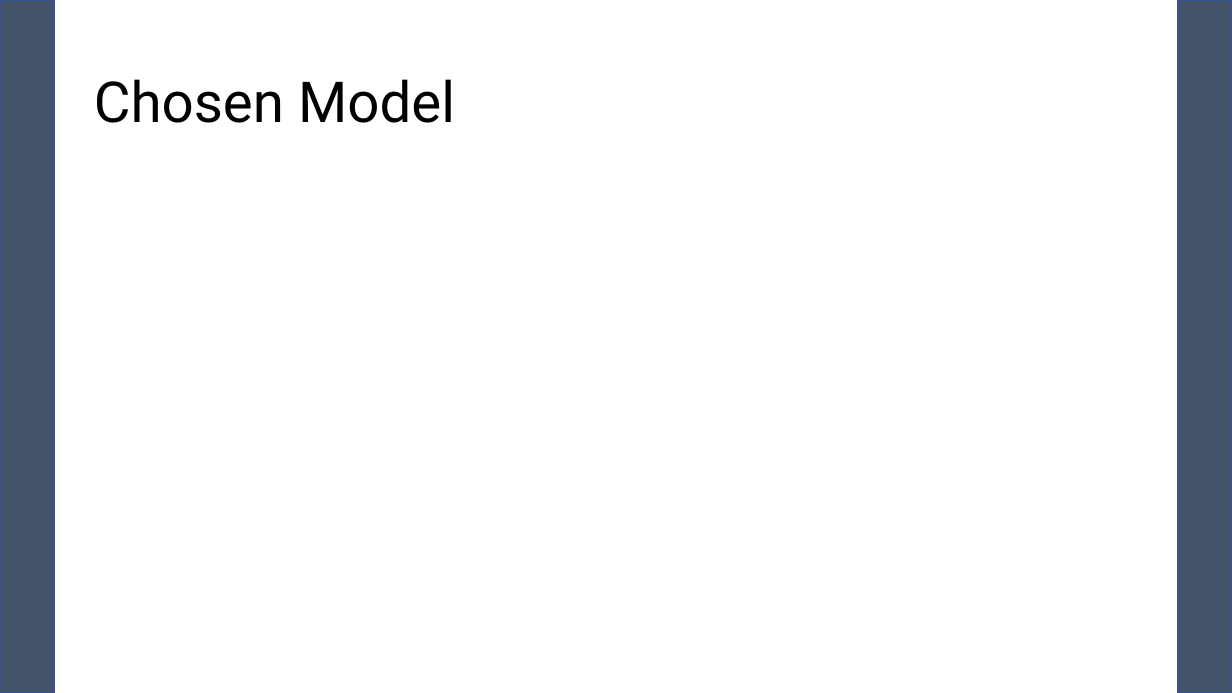
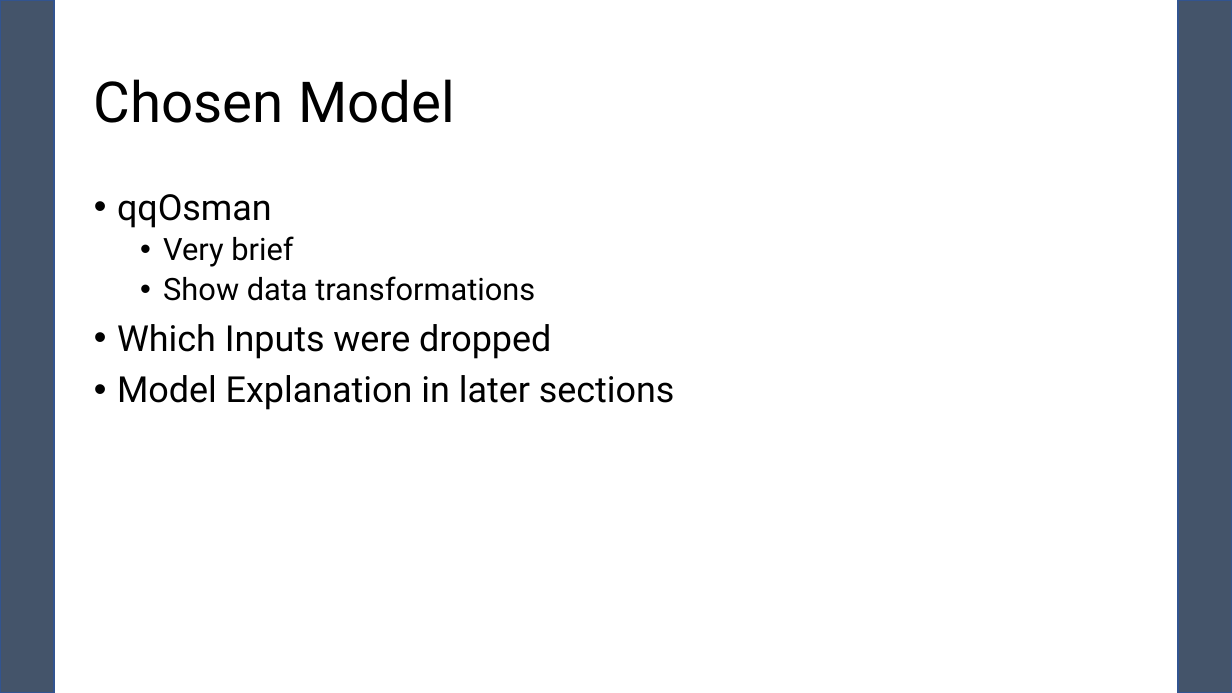
Before and after one commit to pewilliams/regression-mei-team-proj, a slide deck: slide 9 of presentation/Team-25.pptx. Drawn at 1232x693 pixels with LibreOffice and Linux fonts; fonts in the diff are those of the drawing; grey boxes stand for pictures. Boxes give left, top, right and bottom in pixels: in the first picture for what was removed or moved away, otherwise in the second. Text is boxed around its words. In the diff, an @@ line names an element or a change of style, - is before the commit and + after.

```diff
--- a/presentation/Team-25.pptx
+++ b/presentation/Team-25.pptx
@@ text added at bbox=[117, 194, 675, 410], 28 pt, text #000000 @@
+• qqOsman
+  • Very brief
+  • Show data transformations
+• Which Inputs were dropped
+• Model Explanation in later sections
```
